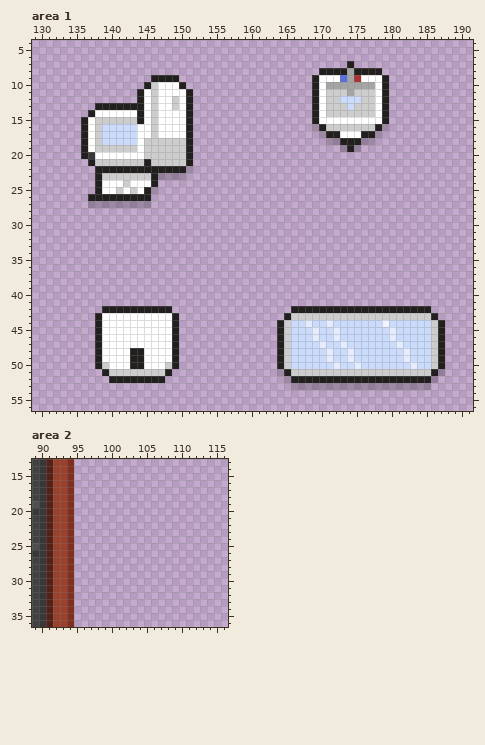
Two states of a pixel-art file, floor/rooms/bathroom/bathroom.aseprite. Above: the version before the commit.
192x192 pixels, 1 frame. Colours within 5 levels of each other are drawn and written as one. Shown: area 1: x 129..191, y 4..56; area 2: x 89..116, y 13..36.
New version:
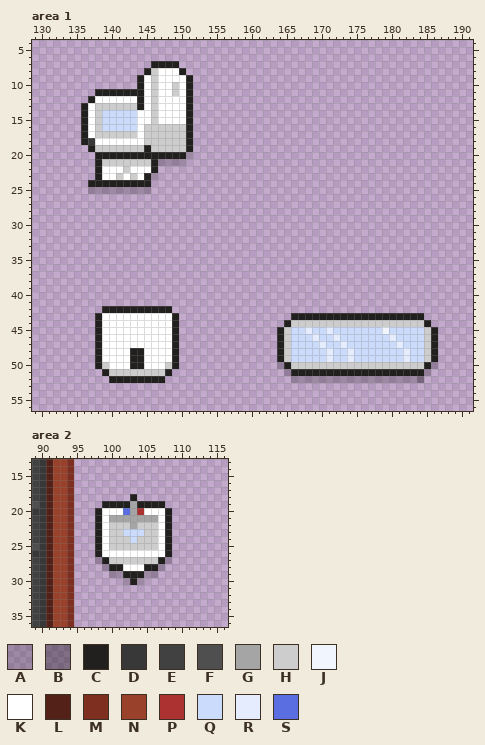
Palette (. is transparent): A #00000032  B #0000005a  C #21201e  D #383838  E #414141  F #4f4f4f  G #a5a5a5  H #cdcdcd  J #f1f5fd  K #ffffff  L #532117  M #7e2f1f  N #99412b  P #ac3232  Q #cbdbfc  R #e4ecfd  S #5b6ee1
Changes in this commit:
Changed rows in their new state; - is an unchanged pixel.
Area 1, layer "Bathroom":
first column x 136:
 7 ----------CCCC------------------------.-----
 8 ---------CHKKKC-------------------.........-
 9 --------CKHKKKKC-----------------...........
10 --------CK---HKC-----------------...........
11 --CCCCCC-----H-------------------...........
12 -CKKKKKK-----K-------------------...........
13 CKHHHHHH-----K-------------------...........
14 CKHQQQQQK------------------------...........
15 ---QQQQQK------------------------...........
16 ---------H-HHHH------------------...........
17 ---HHHHH-H-HHHH-------------------.........-
18 -DKKKKKK---------------------------.......--
19 .C------HC---------------------------...----
20 ..CCCCCCCCCCCCCA----------------------------
21 -.C------HCAAAA.----------------------------
22 ---KKKHKKK-.....----------------------------
23 ---KK-K-KCA....-----------------------------
24 -C-CCCCCCC.---------------------------------
25 -AAAAAAAAA.---------------------------------
26 -.........----------------------------------
27 -.........----------------------------------
first column x 164:
42 --....................--
43 -.CCCCCCCCCCCCCCCCCCC..-
44 .CHHHHHHHHHHHHHHHHHHHC..
45 ----RQ-RQ------JQ----HC.
46 ---------------------HC.
47 ---------------------HC.
48 ---------------------HC.
49 ---------------------HC.
50 ACHHHHHHHHHHHHHHHHHHHCA.
51 .ACCCCCCCCCCCCCCCCCCCA..
52 -.AAAAAAAAAAAAAAAAAAB..-
53 --....................--
Area 2, layer "Bathroom":
first column x 98:
18 -----C-----
19 -CCCCGCCCC-
20 CKKKSGPKKKC
21 CKGGGGGGGKC
22 CKHHHGHHHKC
23 CKHHQQQHHKC
24 CKHHHQHHHKC
25 CKHHHHHHHKC
26 CKKKKKKKKKC
27 ACHHHHHHHCA
28 -ACCKKKCCA-
29 --AACCCAA--
30 ----ACA----
Changed places in both pictures, as pixel boxes (x1, y1, x2, y2):
changed: (81, 61, 193, 208)
erased: (312, 61, 389, 152)
changed: (277, 306, 445, 390)
added: (95, 494, 172, 585)
